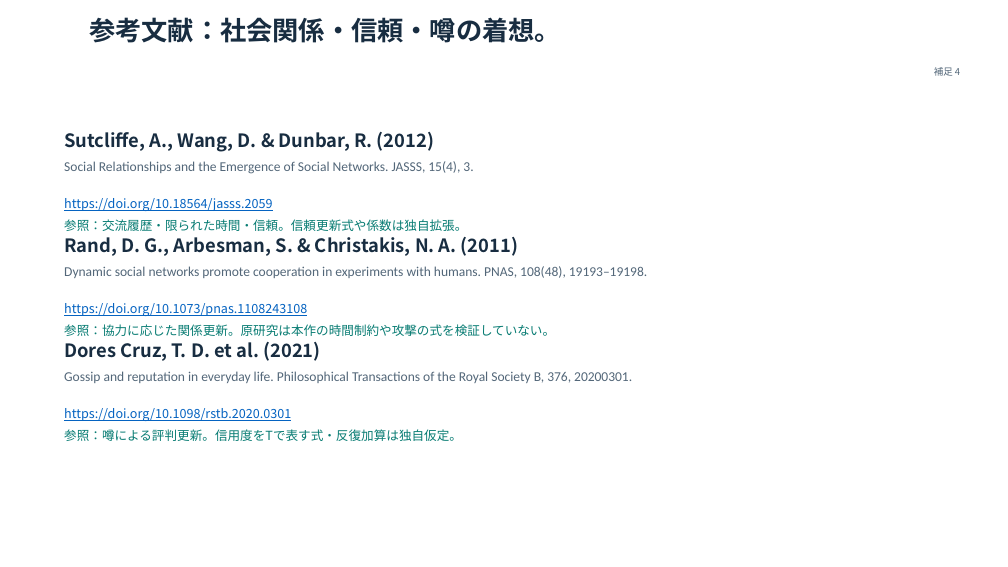
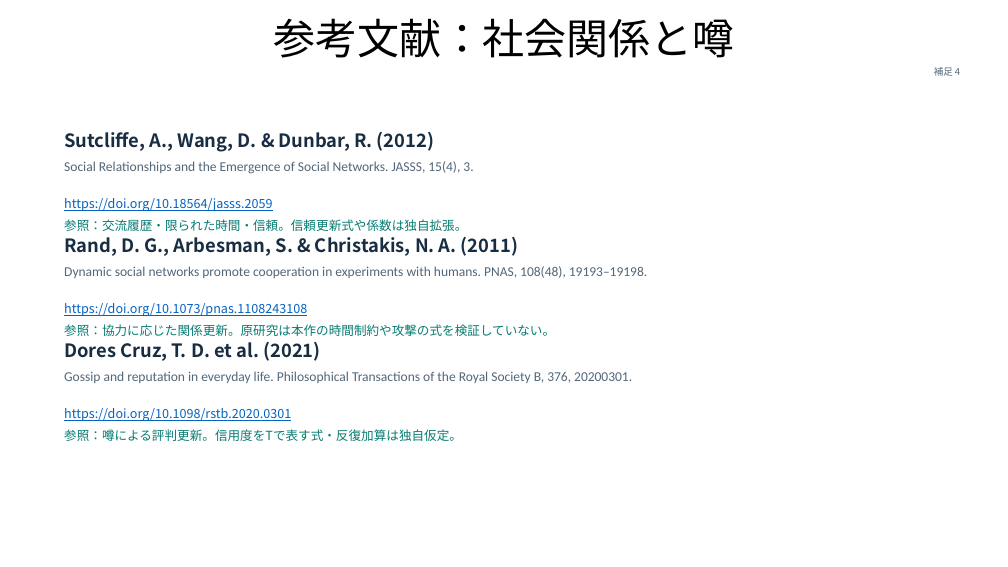
Before and after one commit to maton369/social-relationship-lab, a slide deck: slide 12 of presentation/Social_Relationship_Lab.pptx. Drawn at 1008x567 pixels with LibreOffice and Linux fonts; fonts in the diff are those of the drawing; background and template pictures are left out. Boxes give left, top, right and bottom in pixels: in the first picture for what was removed or moved away, otherwise in the second. Text is boxed around its words. In the diff, an @@ line names an element or a change of style, - is before the commit and + after.

```diff
--- a/presentation/Social_Relationship_Lab.pptx
+++ b/presentation/Social_Relationship_Lab.pptx
@@ title "参考文献：社会関係と噂" at box(273, 18, 735, 58): vertical alignment top to middle @@
@@ title at box(273, 18, 735, 58): text changed; size 25 to 40 pt; text colour #182D41 to #000000; bold off @@
-参考文献：社会関係・信頼・噂の着想。
+参考文献：社会関係と噂
```
Also in this commit, not shown: 11 other slides changed, 23 other files.
